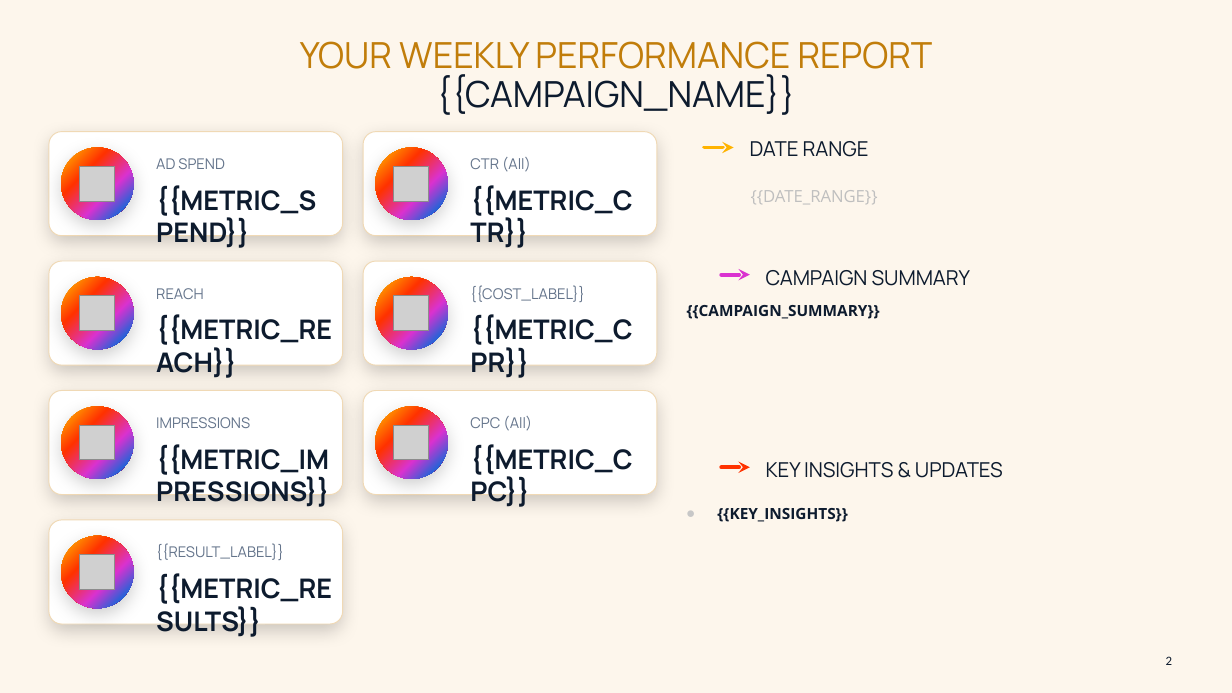
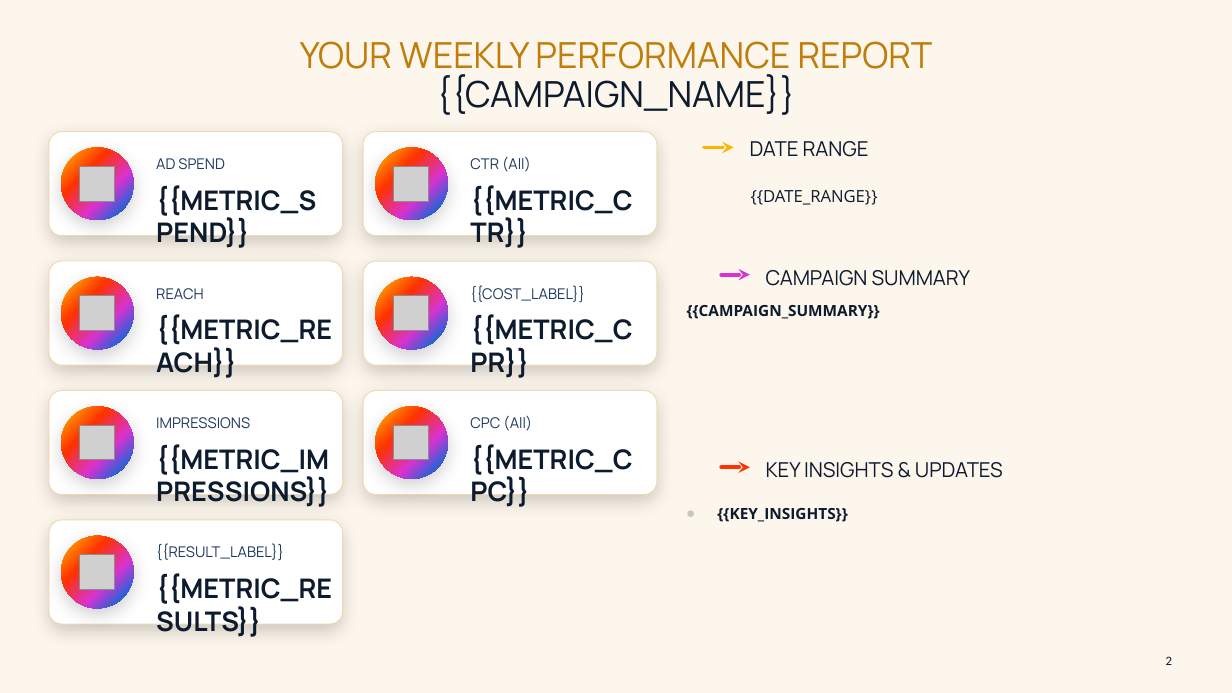
Before and after one commit to nextreport-app/NRE, a slide deck: slide 2 of templates/meta-ads-light.pptx. Drawn at 1232x693 pixels with LibreOffice and Linux fonts; fonts in the diff are those of the drawing; grey boxes stand for pictures; background and template pictures are left out. Boxes give left, top, right and bottom in pixels: in the first picture for what was removed or moved away, otherwise in the second. Text is boxed around its words. In the diff, an @@ line names an element or a change of style, - is before the commit and + after.

```diff
--- a/templates/meta-ads-light.pptx
+++ b/templates/meta-ads-light.pptx
@@ text "{{DATE_RANGE}}" at (x1=751, y1=190, x2=878, y2=205): text colour #BFBFBF to #0D1B2E @@
@@ text colour #64748B to #1E3A5F in 7 elements at (x1=156, y1=158, x2=224, y2=169), (x1=156, y1=288, x2=203, y2=300), (x1=156, y1=417, x2=250, y2=429), (x1=156, y1=544, x2=284, y2=561), (x1=470, y1=157, x2=531, y2=172), (x1=470, y1=285, x2=585, y2=302), (x1=470, y1=416, x2=532, y2=431) @@
```
Also in this commit, not shown: 2 other slides changed, 1 other file.
